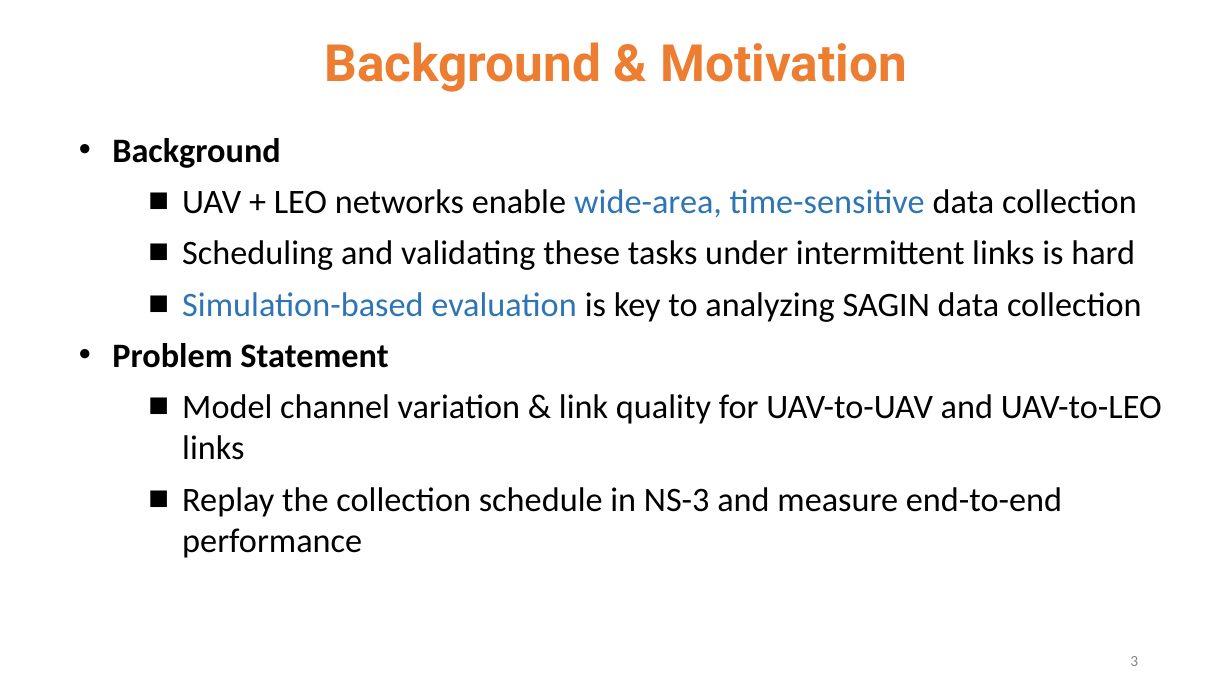
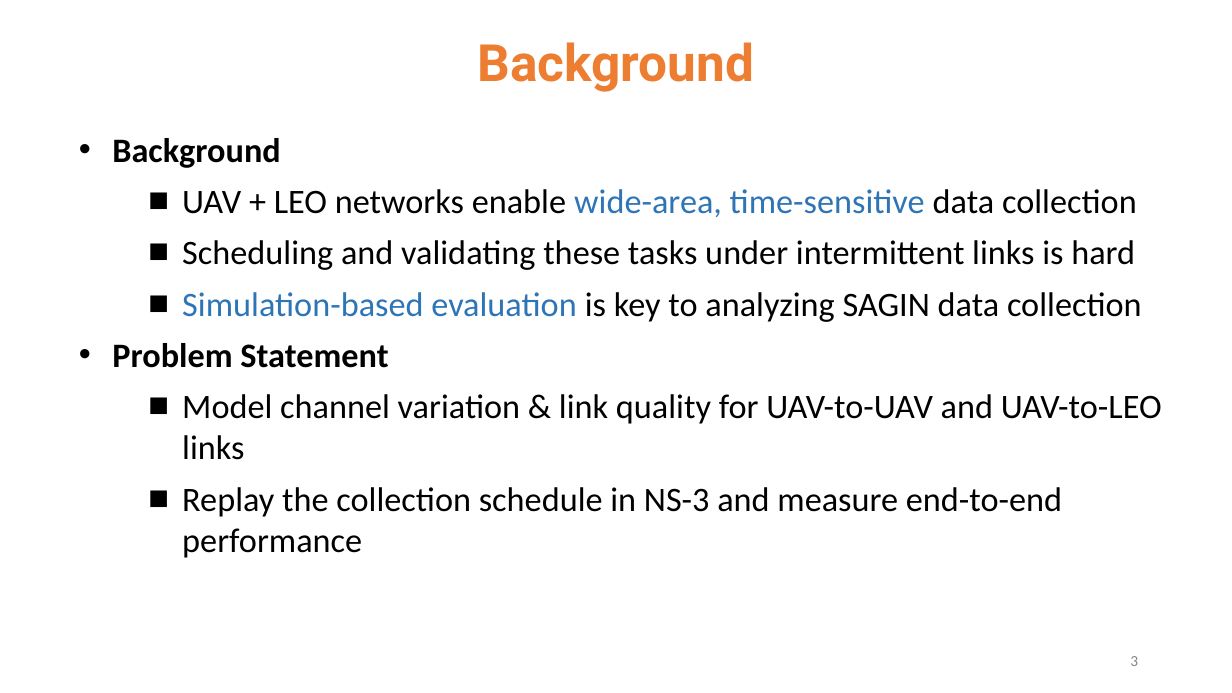
Before and after one commit to 112550039/CS_Project_ns3, a slide deck: slide 3 of docs/專題期末報告.pptx. Drawn at 1232x693 pixels with LibreOffice and Linux fonts; fonts in the diff are those of the drawing. Boxes give left, top, right and bottom in pixels: in the first picture for what was removed or moved away, otherwise in the second. Text is boxed around its words. In the diff, an @@ line names an element or a change of style, - is before the commit and + after.

```diff
--- a/docs/專題期末報告.pptx
+++ b/docs/專題期末報告.pptx
@@ title at <box>478,42,754,92</box>: text changed @@
-Background & Motivation
+Background
```
Also in this commit, not shown: 7 other slides changed, 2 slides added.
